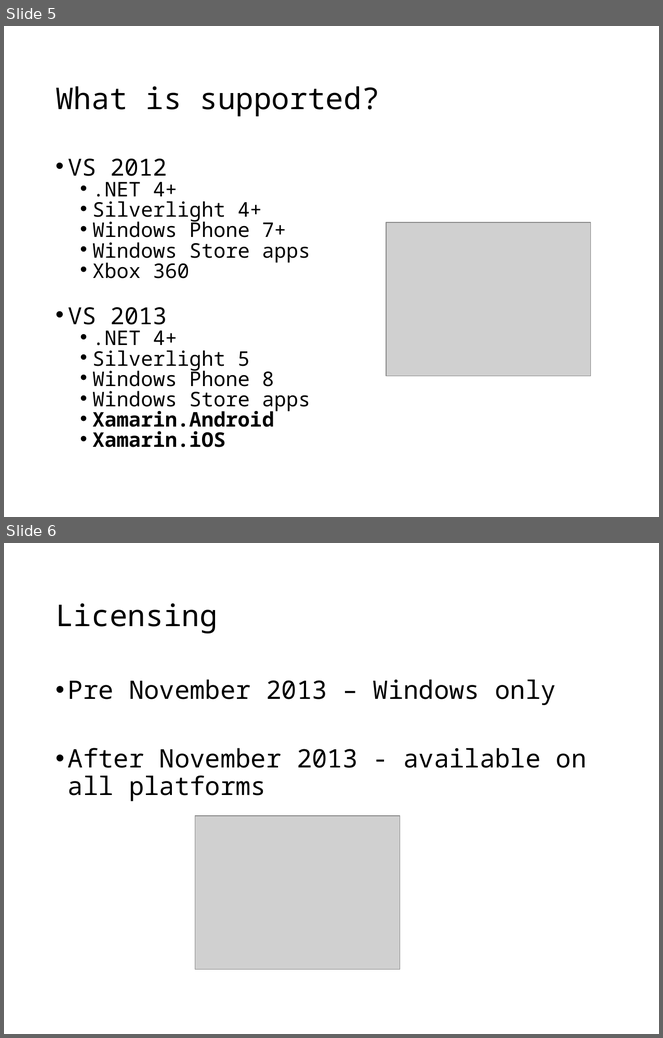
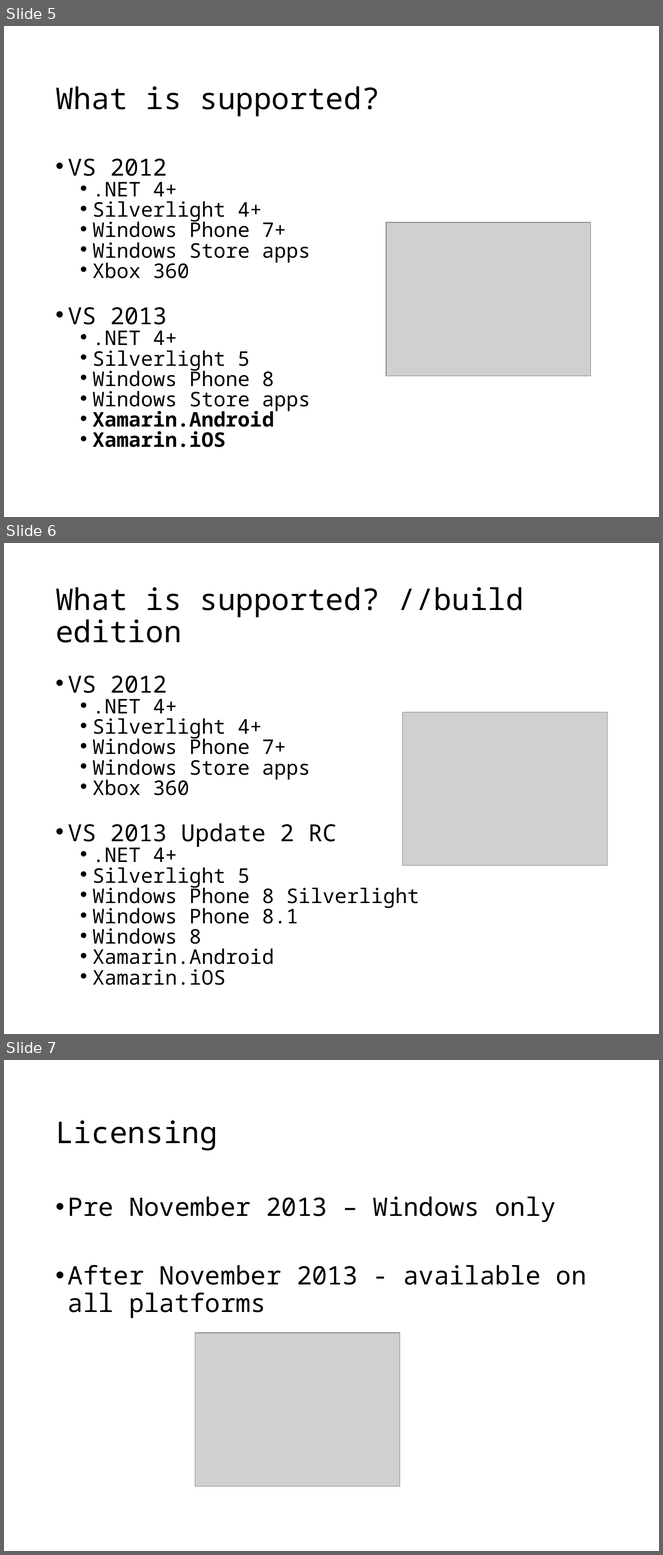
Before and after one commit to jbogard/presentations, a slide deck: CrossPlatformDev/CrossPlatformDev.pptx. Shown one above the other, each under a label of ours: slides 5 and 6 before the commit, slides 5, 6 and 7 after it. The pictures are 663x1038 and 663x1555 pixels, drawn with LibreOffice and Linux fonts; fonts in the diff are those of the drawing; grey boxes stand for pictures. Boxes give left, top, right and bottom in pixels: in the first picture for what was removed or moved away, otherwise in the second. Text is boxed around its words. In the diff, an @@ line names an element or a change of style, - is before the commit and + after.

```diff
--- a/CrossPlatformDev/CrossPlatformDev.pptx
+++ b/CrossPlatformDev/CrossPlatformDev.pptx
@@ slide 6 added at [4,543,659,1034], background #FFFFFF @@
@@ title added at [55,587,524,643], 33 pt, text #000000 @@
+What is supported? //build edition
@@ text added at [68,676,419,986], 22.2 pt, text #000000 @@
+• VS 2012
+  • .NET 4+
+  • Silverlight 4+
+  • Windows Phone 7+
+  • Windows Store apps
+  • Xbox 360
+• VS 2013 Update 2 RC
+  • .NET 4+
+  • Silverlight 5
+  • Windows Phone 8 Silverlight
+  • Windows Phone 8.1
+  • Windows 8
+  • Xamarin.Android
+  • Xamarin.iOS
@@ picture added at [402,712,607,865] @@
@@ what was slide 6 is now slide 7 @@
```
Also in this commit, not shown: 4 other slides added, 1 slide removed.
